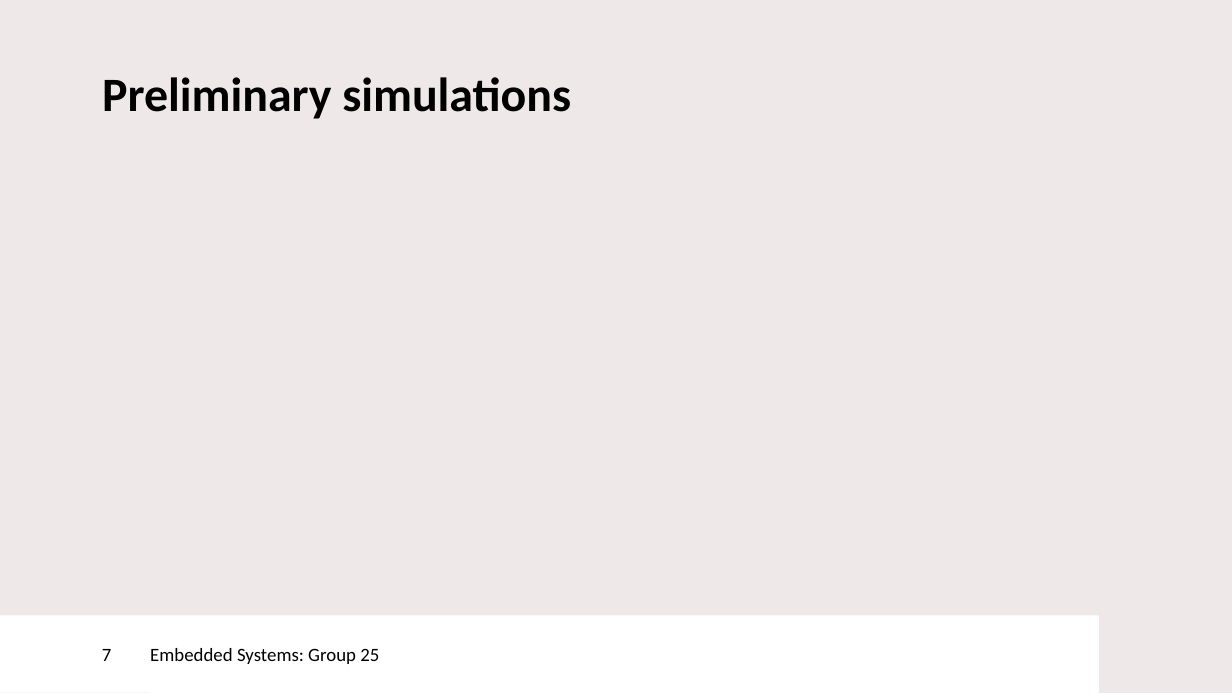
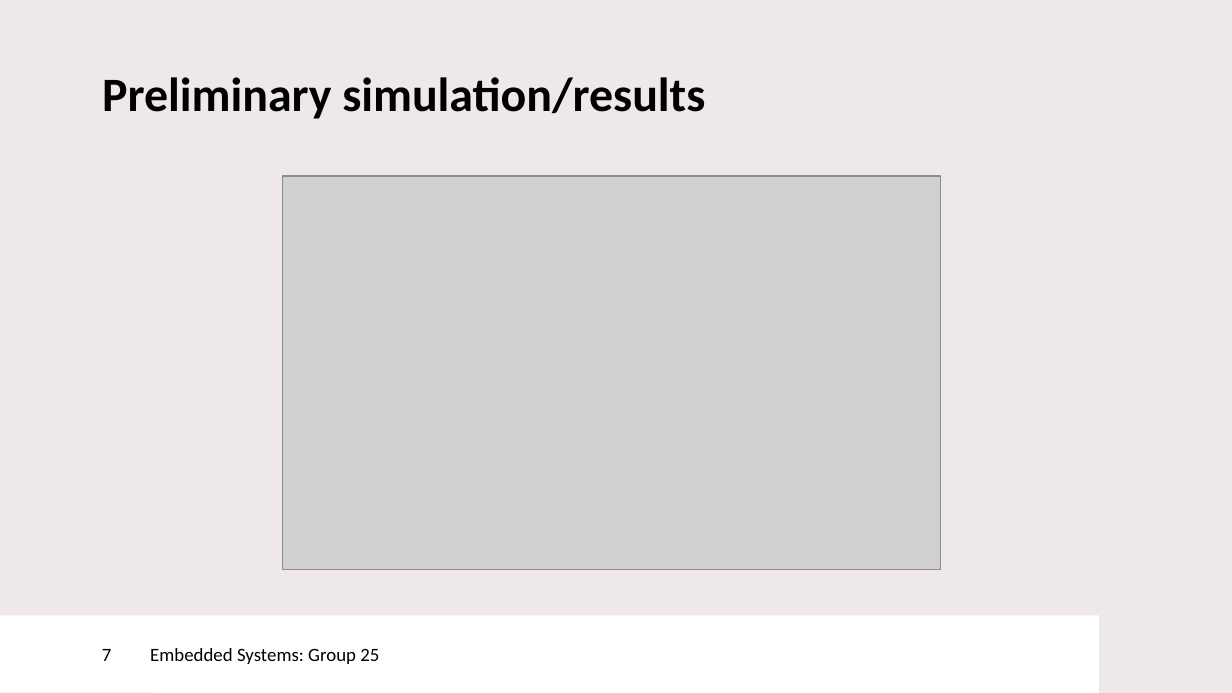
Before and after one commit to ismailelmasry/Embedded_system_group25, a slide deck: slide 7 of Sprint2/week3/interim presentation.pptx. Drawn at 1232x693 pixels with LibreOffice and Linux fonts; fonts in the diff are those of the drawing; grey boxes stand for pictures; background and template pictures are left out. Boxes give left, top, right and bottom in pixels: in the first picture for what was removed or moved away, otherwise in the second. Text is boxed around its words. In the diff, an @@ line names an element or a change of style, - is before the commit and + after.

Commit message:
added simulation picture

```diff
--- a/Sprint2/week3/interim presentation.pptx
+++ b/Sprint2/week3/interim presentation.pptx
@@ title at [102,77,705,119]: text changed @@
-Preliminary simulations
+Preliminary simulation/results
@@ picture added at [282,176,940,570] @@
```
Also in this commit, not shown: 1 other slide changed, 1 slide removed.
